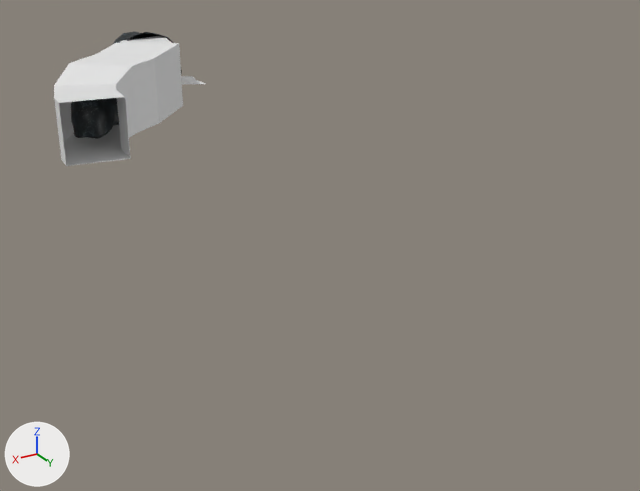
An edit to the glTF model assets/terrain/lamina_cave_2.glb, drawn before and after from the same camera.
One viewpoint serves both versions: a 50 mm camera at (30.3, 88.7, 19.4) aimed at (-1.7, 35.3, -7.3). Every picture has the same lights, and +X, +Y and +Z are marked at lower left. Vertices at the same position are counted once.

The scene before the commit, as lines of its bpy script (objects in view):
```python
me_cube = bpy.data.meshes.new('Cube')
me_cube.from_pydata(...)  # 36 vertices, 64 faces; spans x -2.3..13.0, y 3.5..21.6, z -2.5..4.4
me_cube_001 = bpy.data.meshes.new('Cube.001')
me_cube_001.from_pydata(...)  # 1101 vertices, 2176 faces; spans x -3.8..11.0, y 0.3..18.0, z -2.0..4.4
me_cube_001.materials.append(mat_rock)  # picture img_rock035_1k_jpg_color
ob_laminacave2 = bpy.data.objects.new('LaminaCave2', me_cube_001)
ob_laminacave2.location = (0.0, 0.0, 0.0)
ob_lightblock = bpy.data.objects.new('LightBlock', me_cube)
ob_lightblock.location = (0.0, 0.0, 0.0)
```
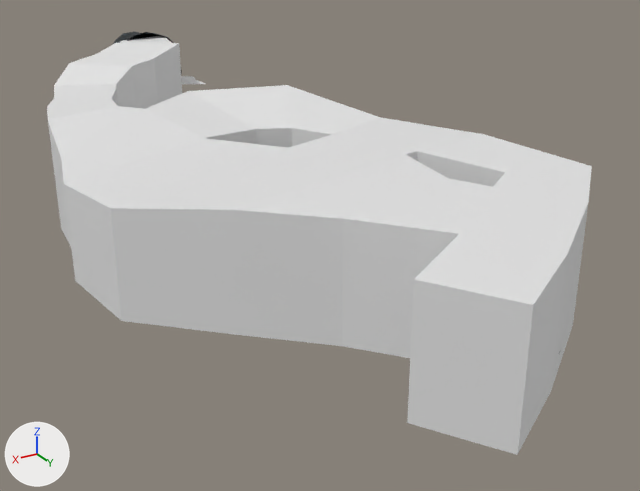
Edits to the bpy script that builds the scene:
```text
Change me_cube_001:
    used by ob_laminacave2; location = (0.0, 0.0, 0.0)
    remove me_cube_001.from_pydata(...)  # 1101 vertices, 2176 faces; spans x -3.8..11.0, y 0.3..18.0, z -2.0..4.4
    add me_cube_001.from_pydata(...)  # 3849 vertices, 7680 faces; spans x -10.7..15.8, y 0.3..62.1, z -5.9..4.4
    me_cube_001 part 1: 88 vertices moved from x 7.5..11.0, y 15.6..18.0, z -1.8..1.8 to x 7.5..12.8, y 15.6..20.0, z -1.7..1.9; 20 vertices removed from x 8.3..10.5, y 16.9..17.9, z -1.7..1.1; 2768 vertices added at x -10.7..15.8, y 17.0..62.1, z -5.9..2.1
    me_cube_001 part 2: 33 kept faces spanning x 8.9..12.8, y 16.9..20.0, z -1.7..1.9 get new texture (UV) coordinates
Change me_cube:
    used by ob_lightblock; location = (0.0, 0.0, 0.0)
    remove me_cube.from_pydata(...)  # 36 vertices, 64 faces; spans x -2.3..13.0, y 3.5..21.6, z -2.5..4.4
    add me_cube.from_pydata(...)  # 92 vertices, 186 faces; spans x -11.8..16.9, y 3.5..64.1, z -5.8..4.4
    me_cube part 3
    4 vertices move from x 8.0..13.0, y 20.8..21.6, z -2.5..2.6 to x 9.2..14.1, y 21.5..21.7, z -3.7..2.6
    34 vertices are added at x -11.8..16.9, y 22.3..64.1, z -5.8..2.6
    14 new vertices lie (0.0, 0.0, 7.8) away from vertices in x -11.8..11.0, y 42.8..64.1, z -5.8
    8 new vertices lie (0.0, 0.0, 6.7) away from vertices in x -9.3..16.9, y 29.7..35.4, z -5.8
    122 new faces join them
```

What differs and where, as boxes (x1, y1, x2, y2) in the pictures (640 x 491 px):
'LightBlock', reshaped (320% wider, 221% taller)
    before: (54, 36, 183, 166)
    after: (47, 36, 592, 455)
part 1 of me_cube_001, built on (black)
    before: (71, 99, 113, 139)
part 2 of me_cube_001, surface changed
    before: (74, 101, 101, 138)
part 3 of me_cube, built on
    before: (54, 90, 131, 166)
    after: (47, 85, 592, 455)
